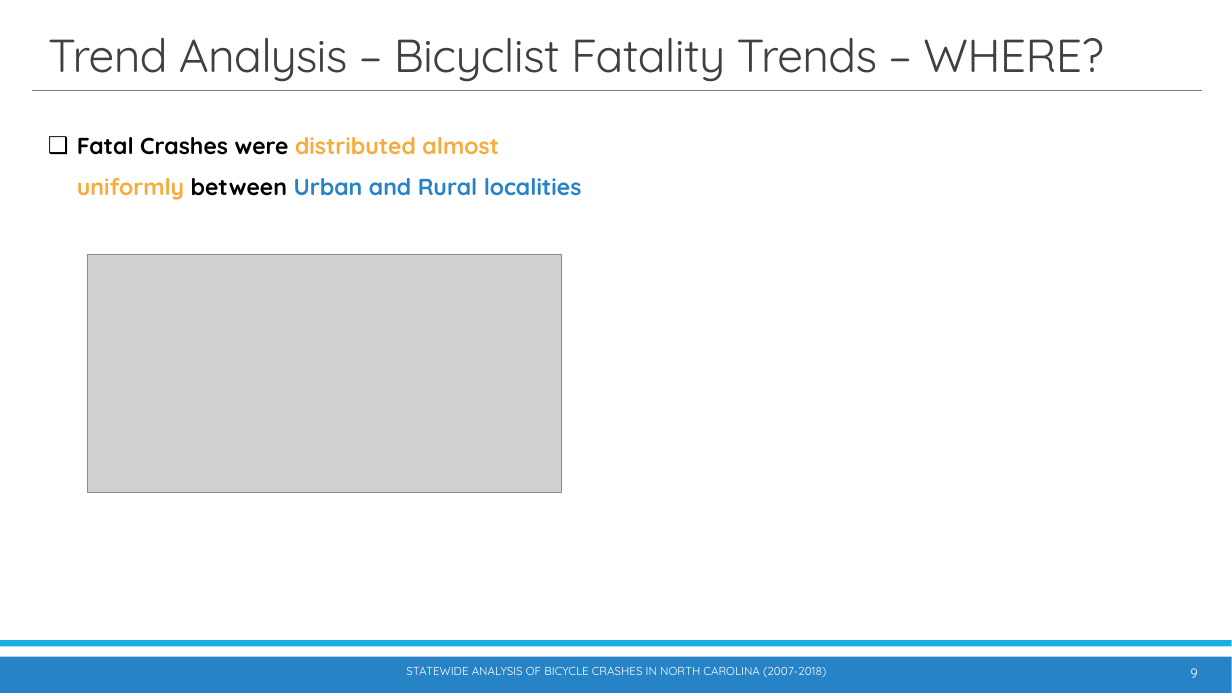
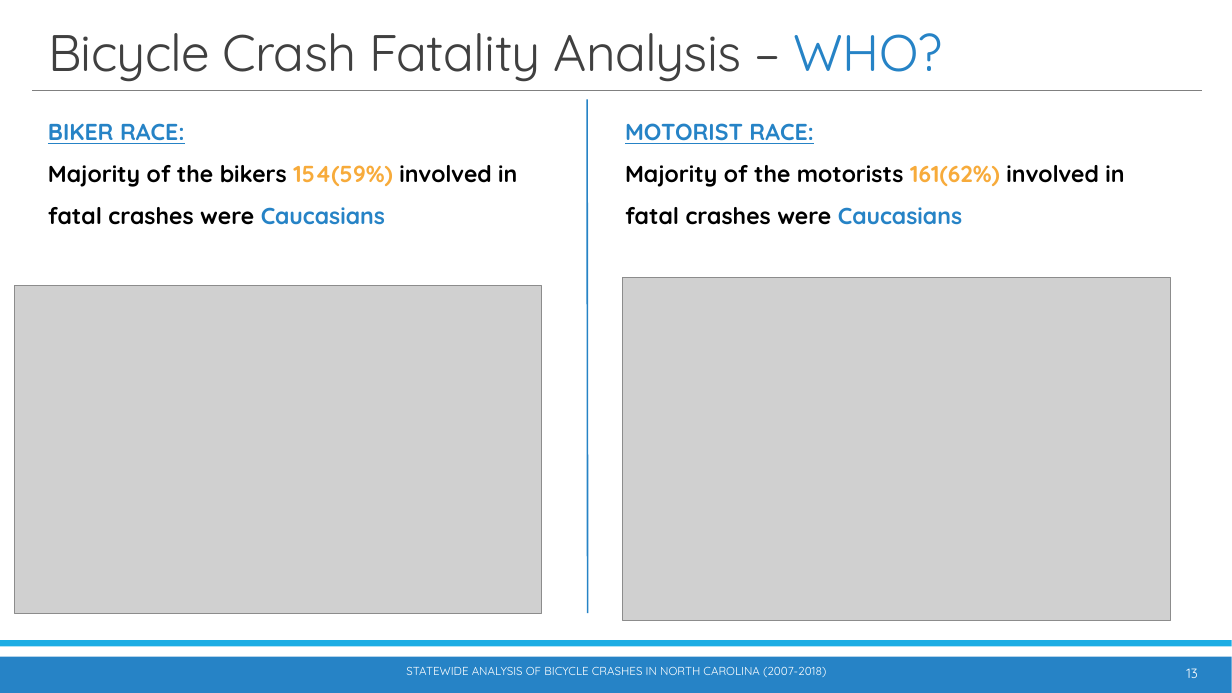
Before and after one commit to waghrayrashi/project-1, a slide deck: slide 13 of Project 1 - Group 2 - Statewide Bicycle Crash Analysis.pptx (slide 9 before the commit). Drawn at 1232x693 pixels with LibreOffice and Linux fonts; fonts in the diff are those of the drawing; grey boxes stand for pictures. Boxes give left, top, right and bottom in pixels: in the first picture for what was removed or moved away, otherwise in the second. Text is boxed around its words. In the diff, an @@ line names an element or a change of style, - is before the commit and + after.

Commit message:
Updated to include total fatalities

```diff
--- a/Project 1 - Group 2 - Statewide Bicycle Crash Analysis.pptx
+++ b/Project 1 - Group 2 - Statewide Bicycle Crash Analysis.pptx
@@ title at (48, 33, 943, 82): text changed; size 36 to 40 pt @@
-Trend Analysis – Bicyclist Fatality Trends – WHERE?
+Bicycle Crash Fatality Analysis – WHO?
@@ line added from (587, 100) to (588, 614), #2683C6 1.25 pt @@
@@ text at (48, 123, 517, 225): text changed; text colour #F7AB3B to #000000 @@
-❑ Fatal Crashes were distributed almost uniformly between Urban and Rural localities
+BIKER RACE:
+Majority of the bikers 154(59%) involved in fatal crashes were Caucasians
@@ text added at (625, 123, 1124, 225), 18 pt, text #000000, bold @@
+MOTORIST RACE:
+Majority of the motorists 161(62%) involved in fatal crashes were Caucasians
@@ picture removed at (88, 254, 562, 493) @@
@@ picture added at (14, 286, 542, 613) @@
@@ picture added at (623, 278, 1171, 621) @@
@@ page number at (1186, 668, 1197, 678): text changed @@
-9
+13
```
Also in this commit, not shown: 10 other slides changed, 3 slides added, 2 slides removed, 55 other files.
